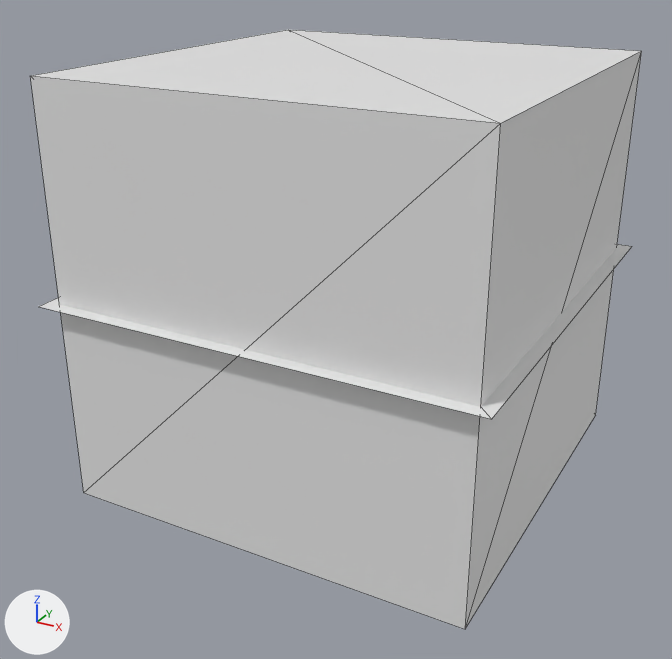
Renders of the OBJ model assets/models/forest.obj from each side of a commit.
Before and after are seen from a camera (50 mm lens) standing at (20.0, -38.9, 16.1) and looking at (-0.5, -1.6, -2.5). The lights are fixed; the arrows at lower left show +X, +Y and +Z. Mesh edges are drawn as thin lines. Where no turn or scale is listed for an object, it has been applied to the vertices.

The scene before the commit, as lines of its bpy script (objects in view):
```python
me_plane = bpy.data.meshes.new('Plane')
me_plane.from_pydata(...)  # 56 vertices, 45 faces; spans x -10.9..10.9, y -10.9..10.9, z -10.2..10.2
# before: 36 (3.0, -3.6, 0.1), 37 (3.0, -4.1, 0.6), 39 (2.6, -4.4, 0.1), 41 (3.5, -4.4, 0.1)
# before: 44 (-4.0, 0.7, 0.1), 45 (-4.0, 0.0, 0.8), 46 (-4.6, -0.3, 0.1), 47 (-3.4, -0.3, 0.1)
ob_plane = bpy.data.objects.new('Plane', me_plane)
ob_plane.location = (0.0, 0.0, 0.0)
```
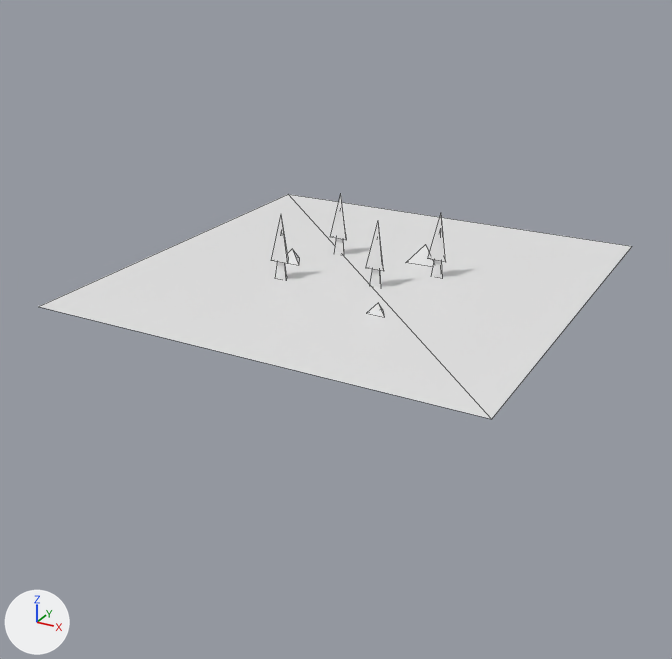
Where the change shows, as pixel boxes (x1, y1, x2, y2) in the pictures (672 x 659 px; the box of a moved part takes in the faces that stretch with it):
'Plane', reshaped (62% shorter)
    before: (30, 30, 642, 629)
    after: (38, 194, 632, 419)
part 1 of me_plane, deleted
    before: (30, 30, 642, 629)
part 2 of me_plane, moved or reshaped (not visible before)
    after: (368, 303, 384, 317)
part 3 of me_plane, moved or reshaped (not visible before)
    after: (288, 249, 299, 265)

Patch to the scene script:
```diff
--- a/assets/models/forest.obj.py
+++ b/assets/models/forest.obj.py
@@ me_plane @@
 me_plane.from_pydata(...)  # 56 vertices, 45 faces; spans x -10.9..10.9, y -10.9..10.9, z -10.2..10.2
 # used by ob_plane; location = (0.0, 0.0, 0.0)
 # verts and faces of me_plane; kept vertices keep their numbers, new ones are numbered from 56
+# me_plane part 1: the loose piece of 8 vertices spanning x -10.2..10.2, y -10.2..10.2, z -10.2..10.2 is deleted
+# me_plane part 2
+for i in [36, 37, 39, 41]: verts[i] += (0.0, 0.0, -0.1)
+# me_plane part 3
+for i in [*range(44, 48)]: verts[i] += (0.0, 0.0, -0.1)
```
